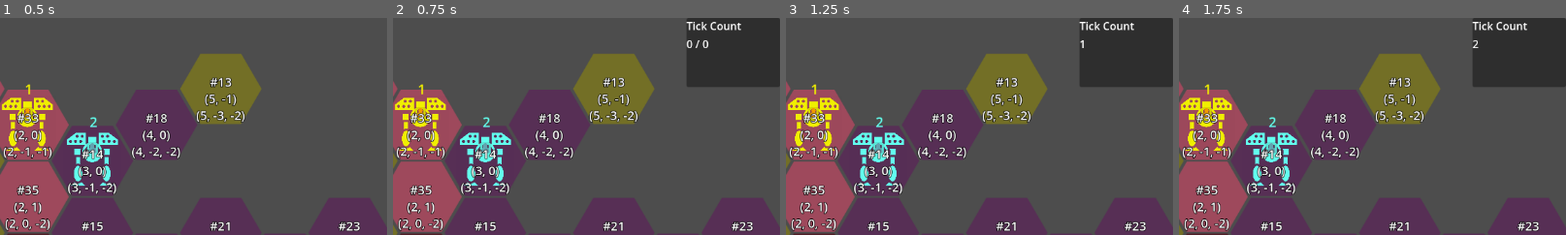
Above: before the commit, frames 1-4 (left to right).
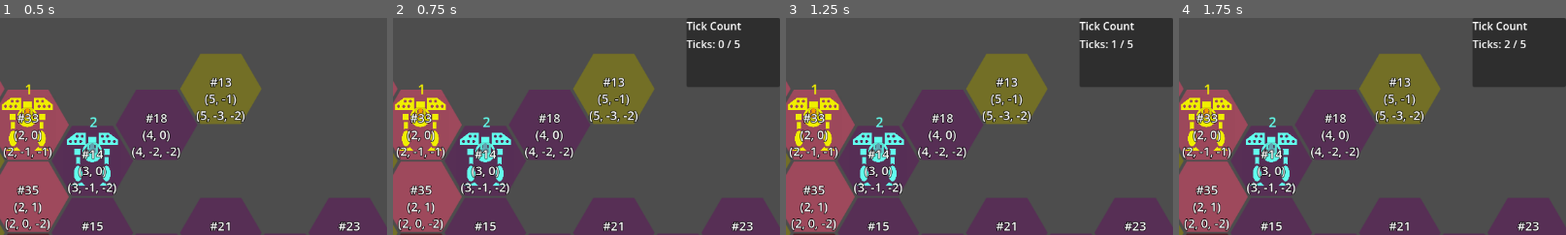
Above: after the commit, the same moments.

Repository: ArokhSlade/confetticore
Game: Godot game, scene res://game.tscn
Same seed, same stepped clock (60 frames per second), same inputs: the game is played once before the commit and once after it.
Inputs (mouse positions are % of the whole screen's width and height, from its top left):
- Up to frame 1 (0.5 s): no input
- Up to frame 2 (0.75 s): click "Execute!" at 0.5 s
- Up to frame 3 (1.25 s): no input
- Up to frame 4 (1.75 s): move the mouse to (72, 45) at 1.27 s; click (72, 45) at 1.42 s
The pictures show only the part of the screen within x 50-100%, y 0-50%; the shares and areas given below are measured in that part.

Frame 1 is identical in both runs. In frame 2, 0.3% of the frame differs, in the area x 75-90%, y 10-14%; in frame 3, 0.2%; in frame 4, 0.2%.

Commit message:
tick count now shows "current/max"
[task #78](https://tree.taiga.io/project/gerald_as-confetticore/task/78)

Diff:
--- a/game.gd
+++ b/game.gd
@@ -16,12 +16,12 @@
 func start_execution():
 	level.start_execution()
 	tick_timer.start(tick_duration)
-	ui.switch_to_execute_mode()
+	ui.switch_to_execute_mode(level.ticks_per_turn)
 
 func execute_tick():
 	level.execute_tick()
 	tick_count += 1
-	ui.update_tick_count_display(tick_count)
+	ui.update_tick_count_display(tick_count, level.ticks_per_turn)
 
 func stop_execution():
 	level.stop_execution()
--- a/game.tscn
+++ b/game.tscn
@@ -6,6 +6,7 @@
 
 [node name="Game" type="Node" node_paths=PackedStringArray("level", "ui", "tick_timer")]
 script = ExtResource("1_fc0e3")
+tick_duration = null
 level = NodePath("Level")
 ui = NodePath("UI")
 tick_timer = NodePath("TickTimer")
--- a/ui/hud.gd
+++ b/ui/hud.gd
@@ -11,8 +11,9 @@
 	execute_button.disabled = false
 	tick_count_display.hide()
 
-func switch_to_execute_mode():
+func switch_to_execute_mode(ticks_per_turn):
 	execute_button.disabled = true
+	tick_count_display.update(0, ticks_per_turn)
 	tick_count_display.show()
 
 func _on_execute_button_pressed():
@@ -25,5 +26,5 @@
 func hide_mech_info_panel():
 	mech_info_panel.hide()
 
-func update_tick_count_display(tick_count):
-	tick_count_display.update(tick_count)
+func update_tick_count_display(tick_count, ticks_per_turn):
+	tick_count_display.update(tick_count, ticks_per_turn)
--- a/ui/tick_count_display.gd
+++ b/ui/tick_count_display.gd
@@ -2,5 +2,5 @@
 
 @onready var tick_count_label = $VBoxContainer/TickCountLabel
 
-func update(tick_count):
-	tick_count_label.text = str(tick_count)
+func update(tick_count, ticks_per_turn):
+	tick_count_label.text = "Ticks: %d / %d" % [tick_count, ticks_per_turn]
--- a/ui/ui.gd
+++ b/ui/ui.gd
@@ -14,12 +14,12 @@
 	hud.switch_to_planning_mode()
 	player_input.wake_up()
 
-func switch_to_execute_mode():
-	hud.switch_to_execute_mode()
+func switch_to_execute_mode(ticks_per_turn):
+	hud.switch_to_execute_mode(ticks_per_turn)
 	player_input.go_to_sleep()
 
-func update_tick_count_display(tick_count):
-	hud.update_tick_count_display(tick_count)
+func update_tick_count_display(tick_count, ticks_per_turn):
+	hud.update_tick_count_display(tick_count, ticks_per_turn)
 
 func _on_hud_execute_button_pressed():
 	execute_phase_requested.emit()
